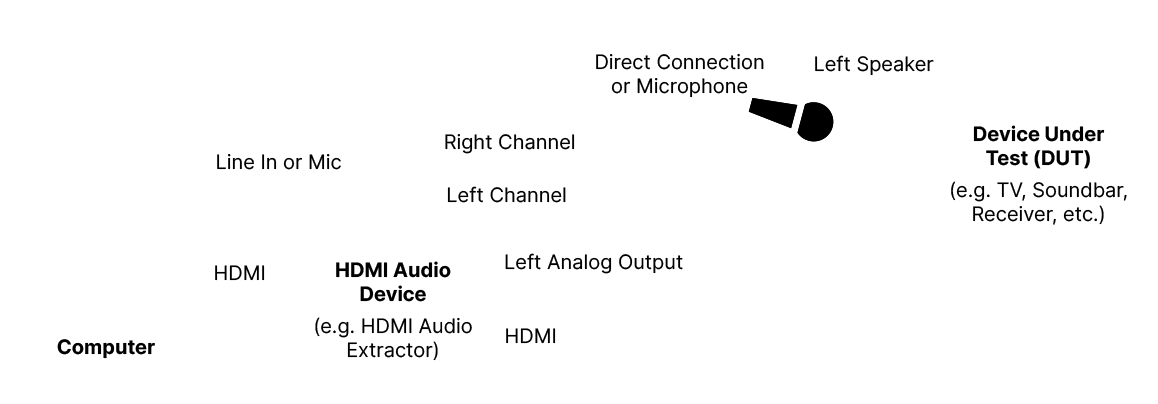
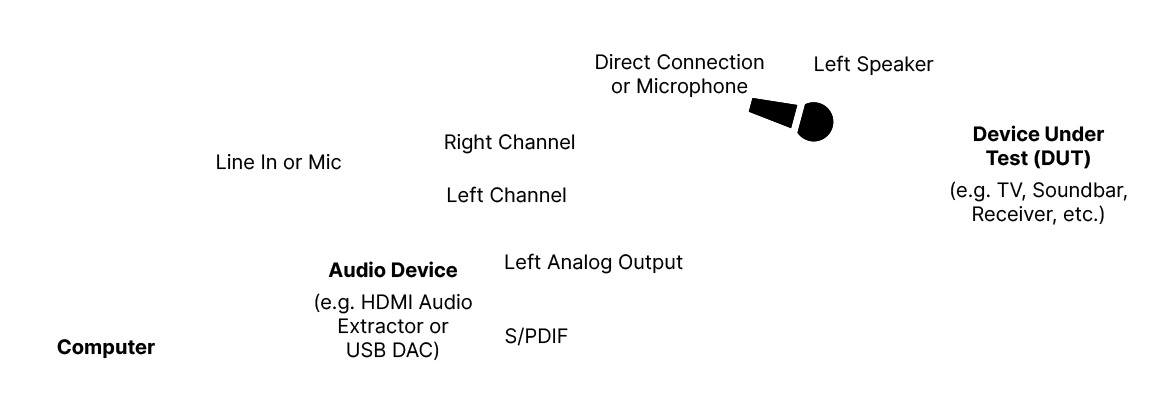
Two versions of the same layered image (1158x404). Layer-by-layer changes:
added group "S/PDIF" (1st of 2) with 21 layers above "HDMI" over [217, 261, 568, 360]
added group "Cables" with 17 layers in group "S/PDIF" over [217, 261, 568, 346]
added layer "S/PDIF" (2nd of 2, in "S/PDIF" › "Cables") in group "Cables" over [505, 327, 568, 346]
added group "Audio Device" with 2 layers in group "S/PDIF" over [315, 261, 472, 360]
added layer "Audio Device (e.g. HDMI Audio Extractor or USB DAC)" in group "Audio Device" over [315, 261, 472, 360]
renamed "Group 3" to "HDMI Cables", moved it into group "HDMI" over [215, 261, 568, 344]
renamed "Group 1" to "HDMI Audio Device", moved it into group "HDMI" over [315, 261, 472, 360]
